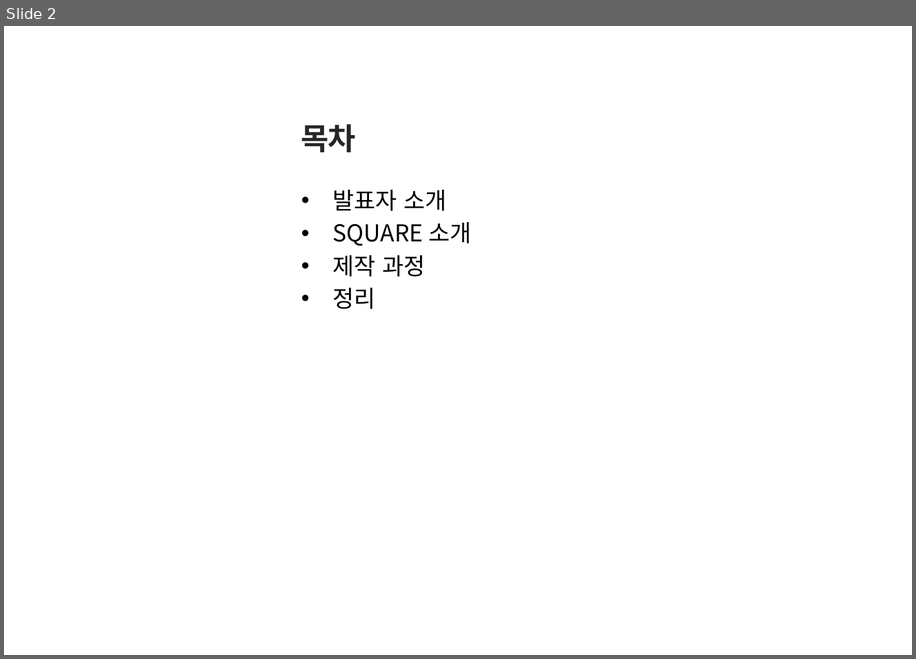
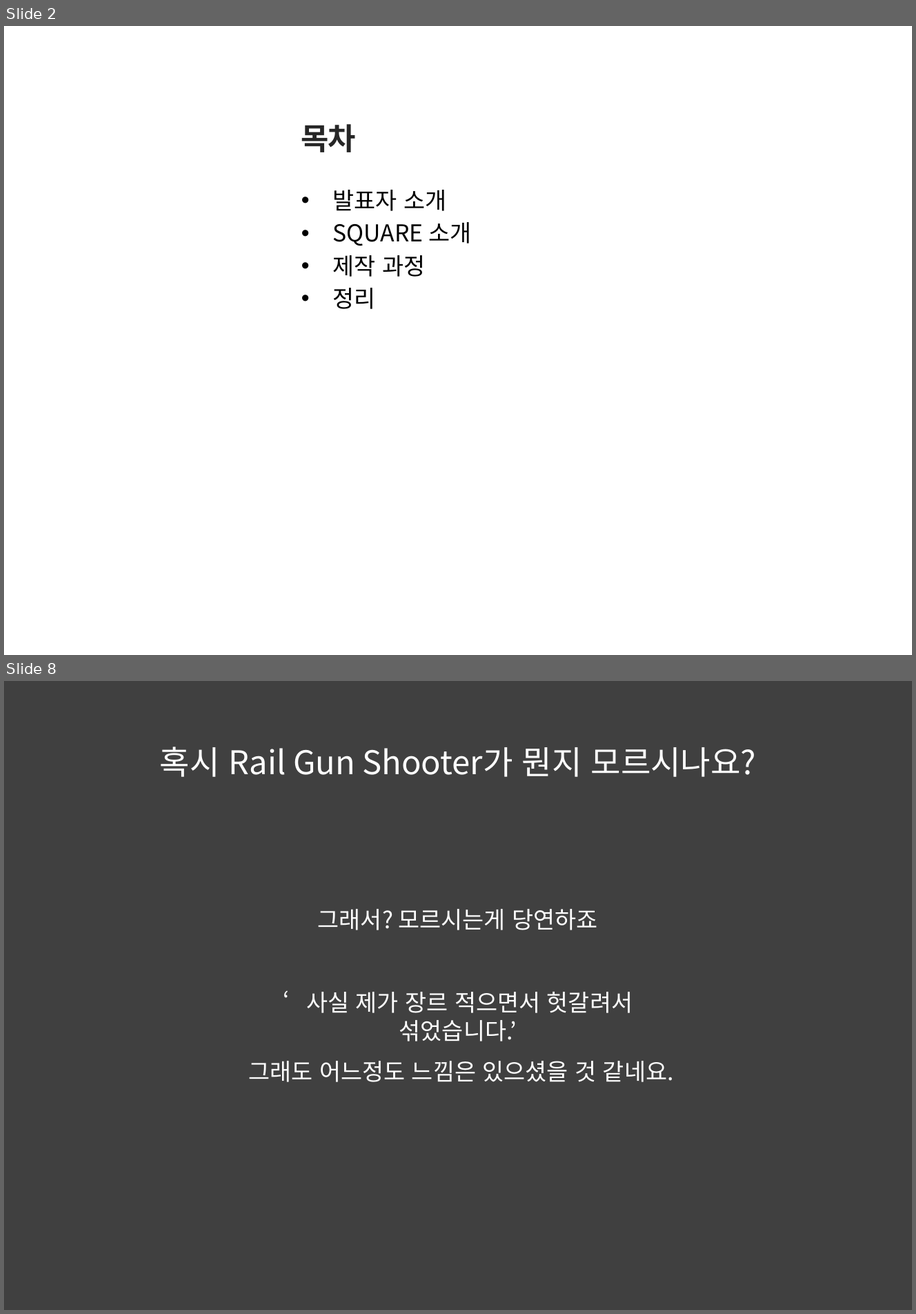
Before and after one commit to Hanghyeon/SQUARE, a slide deck: User_OtherFiles/포폴 발표 준비/2017_NCIA.pptx. Shown one above the other, each under a label of ours: slide 2 before the commit, slides 2 and 8 after it; the slides between them are not shown. The pictures are 916x659 and 916x1314 pixels, drawn with LibreOffice and Linux fonts; fonts in the diff are those of the drawing; background and template pictures are left out. Boxes give left, top, right and bottom in pixels: in the first picture for what was removed or moved away, otherwise in the second. Text is boxed around its words. In the diff, an @@ line names an element or a change of style, - is before the commit and + after.

```diff
--- a/User_OtherFiles/포폴 발표 준비/2017_NCIA.pptx
+++ b/User_OtherFiles/포폴 발표 준비/2017_NCIA.pptx
@@ slide 8 added at [4, 681, 912, 1310], background #404040 @@
@@ text added at [160, 747, 756, 777], 28 pt, text #FFFFFF @@
+혹시 Rail Gun Shooter가 뭔지 모르시나요?
@@ text added at [318, 909, 598, 930], 20 pt, text #FFFFFF @@
+그래서? 모르시는게 당연하죠
@@ text added at [306, 991, 633, 1041], 20 pt, text #FFFFFF @@
+‘사실 제가 장르 적으면서 헛갈려서 섞었습니다.’
@@ text added at [248, 1060, 674, 1082], 20 pt, text #FFFFFF @@
+그래도 어느정도 느낌은 있으셨을 것 같네요.
```
Also in this commit, not shown: 3 slides changed, 24 other slides added, 8 slides removed, 19 other files.
